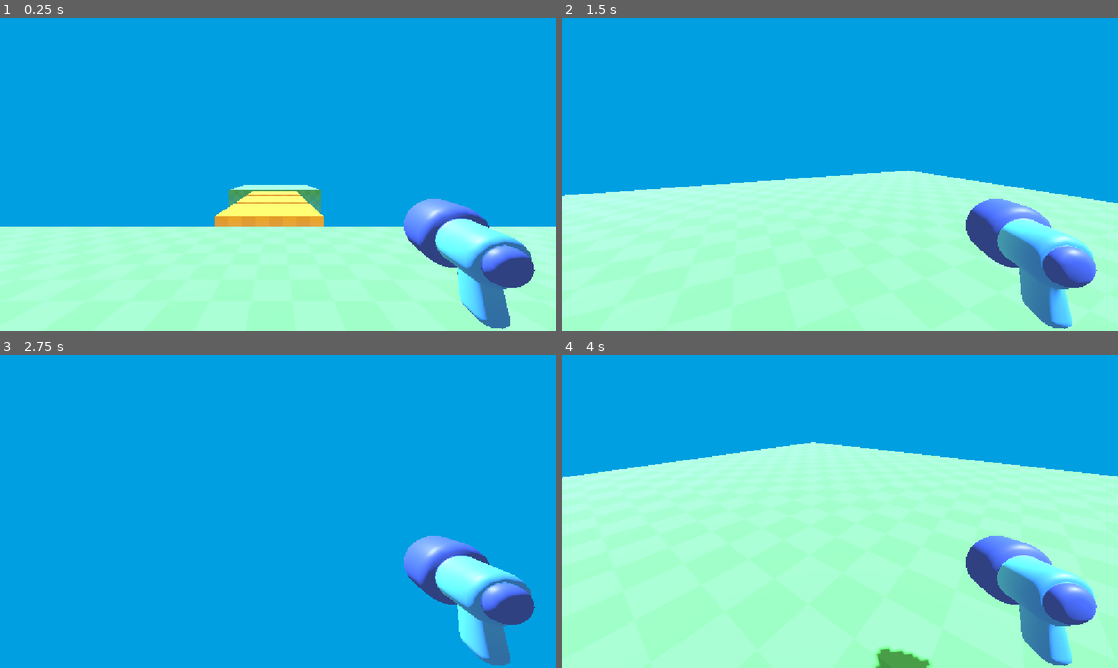
Above: before the commit, frames 1-4 (two rows, left to right).
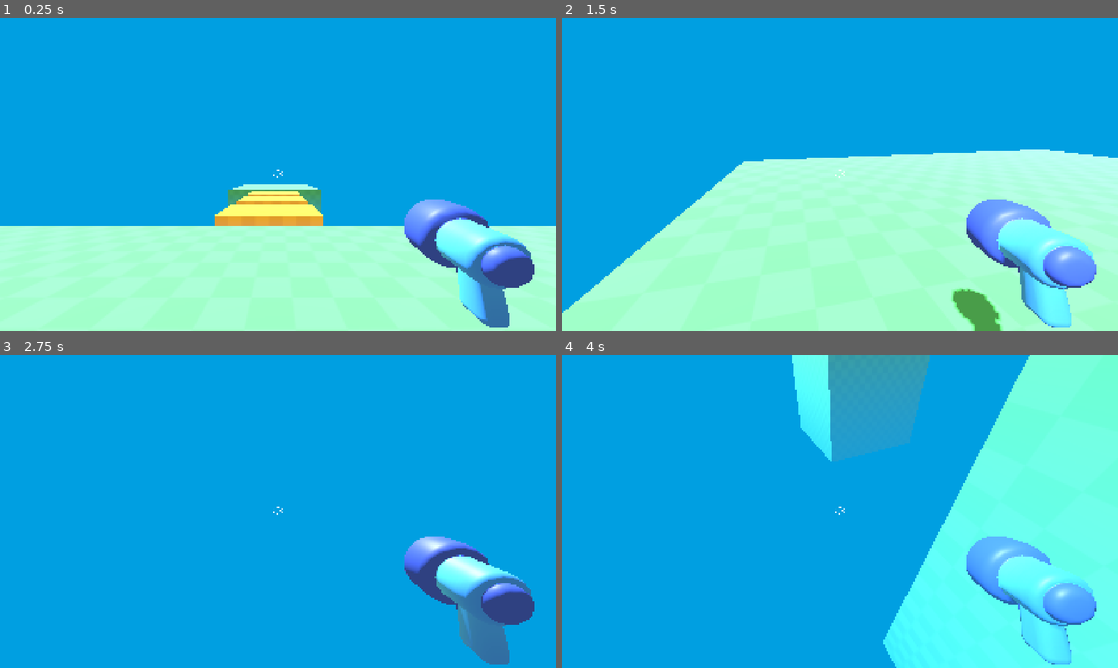
Above: after the commit, the same moments.

Repository: NISCHAY17/quick-fpsv-1
Game: Godot game, scene res://level/temporary_level.tscn
The game is run twice, just before and just after one commit, with the same random seed, the same clock (stepped at 60 frames per second) and the same inputs.
Inputs (mouse positions are in pixels of both pictures, inside the frame that each line leads up to):
- Up to frame 1 (0.25 s): no input
- Up to frame 2 (1.5 s): tap Enter at 0.5 s; move the mouse to (962, 158) at 0.52 s; hold D (move_right, bound only after the commit) 0.53-1.28 s; tap Space (jump, bound only after the commit) at 0.6, 0.77, 1.07 s; move the mouse to (728, 190) at 1.27 s; hold S (move_back, bound only after the commit) from 1.28 s (still down); tap Alt at 1.35 s
- Up to frame 3 (2.75 s): tap Space (jump, bound only after the commit) at 1.52, 1.55, 1.82, 2.3 s; move the mouse to (333, 442) at 2.02 s; release S (move_back, bound only after the commit) at 2.03 s; hold D (move_right, bound only after the commit) from 2.03 s (still down); tap Shift at 2.1 s
- Up to frame 4 (4 s): tap Space (jump, bound only after the commit) at 2.75, 2.85, 3.02, 3.32, 3.77, 3.8 s; move the mouse to (812, 574) at 2.77 s; release D (move_right, bound only after the commit) at 2.78 s; hold W (move_forward, bound only after the commit) 2.78-3.53 s; move the mouse to (1006, 558) at 3.52 s; hold A (move_left, bound only after the commit) from 3.53 s (still down); tap Alt at 3.6 s

The runs differ from the first frame. In frame 1, 0.7% of the frame differs, in the area x 0-100%, y 48-100%; in frame 2, 16%; in frame 3, 2.7%; in frame 4, 80%, in the area x 0-100%, y 0-100%.

Commit message:
aim assist and movement

Diff:
--- a/player/player.gd
+++ b/player/player.gd
@@ -1,9 +1,33 @@
 extends CharacterBody3D
+
+func _ready() -> void:
+	Input.set_mouse_mode(Input.MOUSE_MODE_CAPTURED)
 
 func _unhandled_input(event: InputEvent) -> void:
 	if event is InputEventMouseMotion:
 		rotation_degrees.y -= event.relative.x * 0.67
 		%Camera3D.rotation_degrees.x -= event.relative.y * 0.267
 		%Camera3D.rotation_degrees.x = clamp(
-			%Camera3D.rotation_degrees.x, -80.0, 80.0
+			%Camera3D.rotation_degrees.x, -67.0, 67.0
 		)
+	elif event.is_action_pressed("ui_cancel"):
+		Input.set_mouse_mode(Input.MOUSE_MODE_VISIBLE)
+
+func _physics_process(delta: float) -> void:
+	const SPEED = 5.5
+	var input_direction_2D = Input.get_vector(
+		"move_left", "move_right", "move_forward", "move_back"
+	)
+	var input_direction_3D = Vector3(
+		input_direction_2D.x, 0.0, input_direction_2D.y
+	)
+	var direction = transform.basis * input_direction_3D
+	velocity.x = direction.x * SPEED
+	velocity.z = direction.z * SPEED
+
+	velocity.y -= 20.0 * delta
+	if Input.is_action_just_pressed("jump") and is_on_floor():
+		velocity.y = 10.0
+	elif Input.is_action_just_released("jump") and velocity.y > 0.0:
+		velocity.y = 0.0
+	move_and_slide()
--- a/player/player.tscn
+++ b/player/player.tscn
@@ -2,6 +2,7 @@
 
 [ext_resource type="PackedScene" uid="uid://c7degqjre33xh" path="res://player/simple_gun/gun_model.glb" id="1_oul6g"]
 [ext_resource type="Script" uid="uid://oqe83gfod00s" path="res://player/player.gd" id="1_rkbax"]
+[ext_resource type="Texture2D" uid="uid://csopbm05wk1k3" path="res://player/reticle.png" id="3_g1dw6"]
 
 [sub_resource type="CapsuleShape3D" id="CapsuleShape3D_kqu6x"]
 
@@ -19,3 +20,19 @@
 [node name="gun_model" parent="Camera3D" unique_id=1781282974 instance=ExtResource("1_oul6g")]
 unique_name_in_owner = true
 transform = Transform3D(-0.49391785, -0.02183083, 0.074623, -0.015044027, 0.49765092, 0.04601291, -0.07628141, 0.043207936, -0.4922542, 0.827273, -0.31874633, -0.8913081)
+
+[node name="Reticle2" type="TextureRect" parent="." unique_id=2098377748]
+anchors_preset = 8
+anchor_left = 0.5
+anchor_top = 0.5
+anchor_right = 0.5
+anchor_bottom = 0.5
+offset_left = -18.0
+offset_top = -19.0
+offset_right = 136.0
+offset_bottom = 135.0
+grow_horizontal = 2
+grow_vertical = 2
+scale = Vector2(0.23, 0.23)
+texture = ExtResource("3_g1dw6")
+expand_mode = 1
--- a/project.godot
+++ b/project.godot
@@ -17,11 +17,41 @@
 
 [display]
 
+window/size/viewport_width=1920
+window/size/viewport_height=1080
 window/stretch/mode="canvas_items"
 
 [editor_plugins]
 
 enabled=PackedStringArray("res://addons/godot_super-wakatime/plugin.cfg")
+
+[input]
+
+move_left={
+"deadzone": 0.2,
+"events": [Object(InputEventKey,"resource_local_to_scene":false,"resource_name":"","device":-1,"window_id":0,"alt_pressed":false,"shift_pressed":false,"ctrl_pressed":false,"meta_pressed":false,"pressed":false,"keycode":0,"physical_keycode":65,"key_label":0,"unicode":97,"location":0,"echo":false,"script":null)
+]
+}
+move_right={
+"deadzone": 0.2,
+"events": [Object(InputEventKey,"resource_local_to_scene":false,"resource_name":"","device":-1,"window_id":0,"alt_pressed":false,"shift_pressed":false,"ctrl_pressed":false,"meta_pressed":false,"pressed":false,"keycode":0,"physical_keycode":68,"key_label":0,"unicode":100,"location":0,"echo":false,"script":null)
+]
+}
+move_forward={
+"deadzone": 0.2,
+"events": [Object(InputEventKey,"resource_local_to_scene":false,"resource_name":"","device":-1,"window_id":0,"alt_pressed":false,"shift_pressed":false,"ctrl_pressed":false,"meta_pressed":false,"pressed":false,"keycode":0,"physical_keycode":87,"key_label":0,"unicode":119,"location":0,"echo":false,"script":null)
+]
+}
+move_back={
+"deadzone": 0.2,
+"events": [Object(InputEventKey,"resource_local_to_scene":false,"resource_name":"","device":-1,"window_id":0,"alt_pressed":false,"shift_pressed":false,"ctrl_pressed":false,"meta_pressed":false,"pressed":false,"keycode":0,"physical_keycode":83,"key_label":0,"unicode":115,"location":0,"echo":false,"script":null)
+]
+}
+jump={
+"deadzone": 0.2,
+"events": [Object(InputEventKey,"resource_local_to_scene":false,"resource_name":"","device":-1,"window_id":0,"alt_pressed":false,"shift_pressed":false,"ctrl_pressed":false,"meta_pressed":false,"pressed":false,"keycode":0,"physical_keycode":32,"key_label":0,"unicode":32,"location":0,"echo":false,"script":null)
+]
+}
 
 [physics]
 
